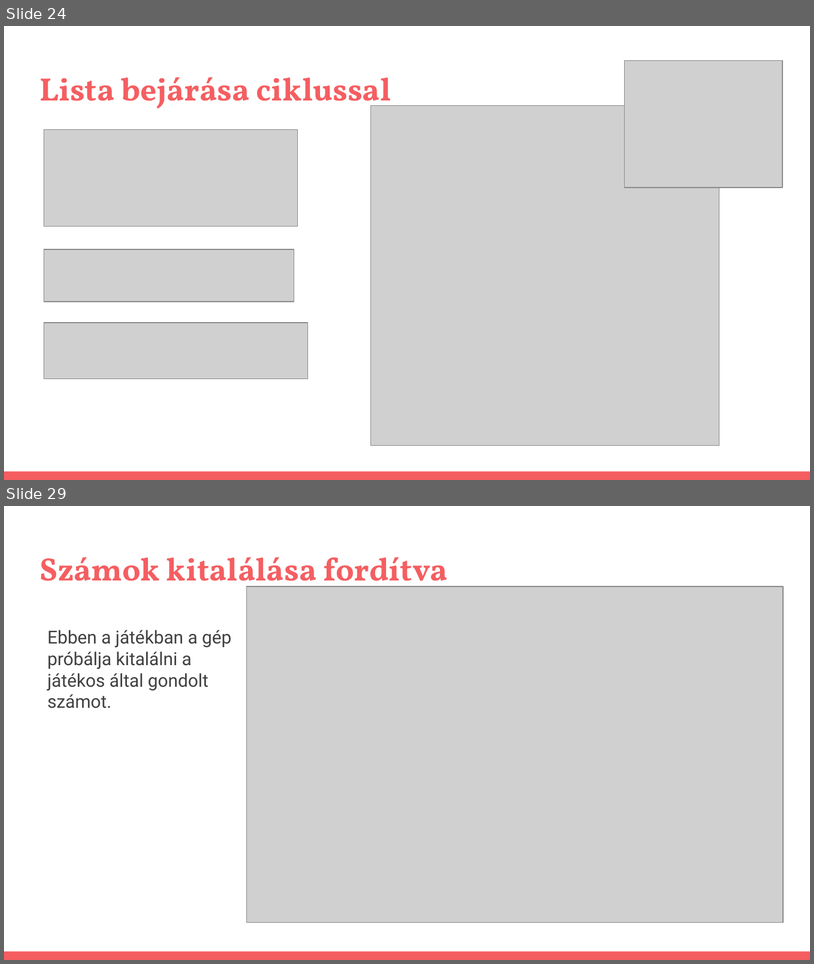
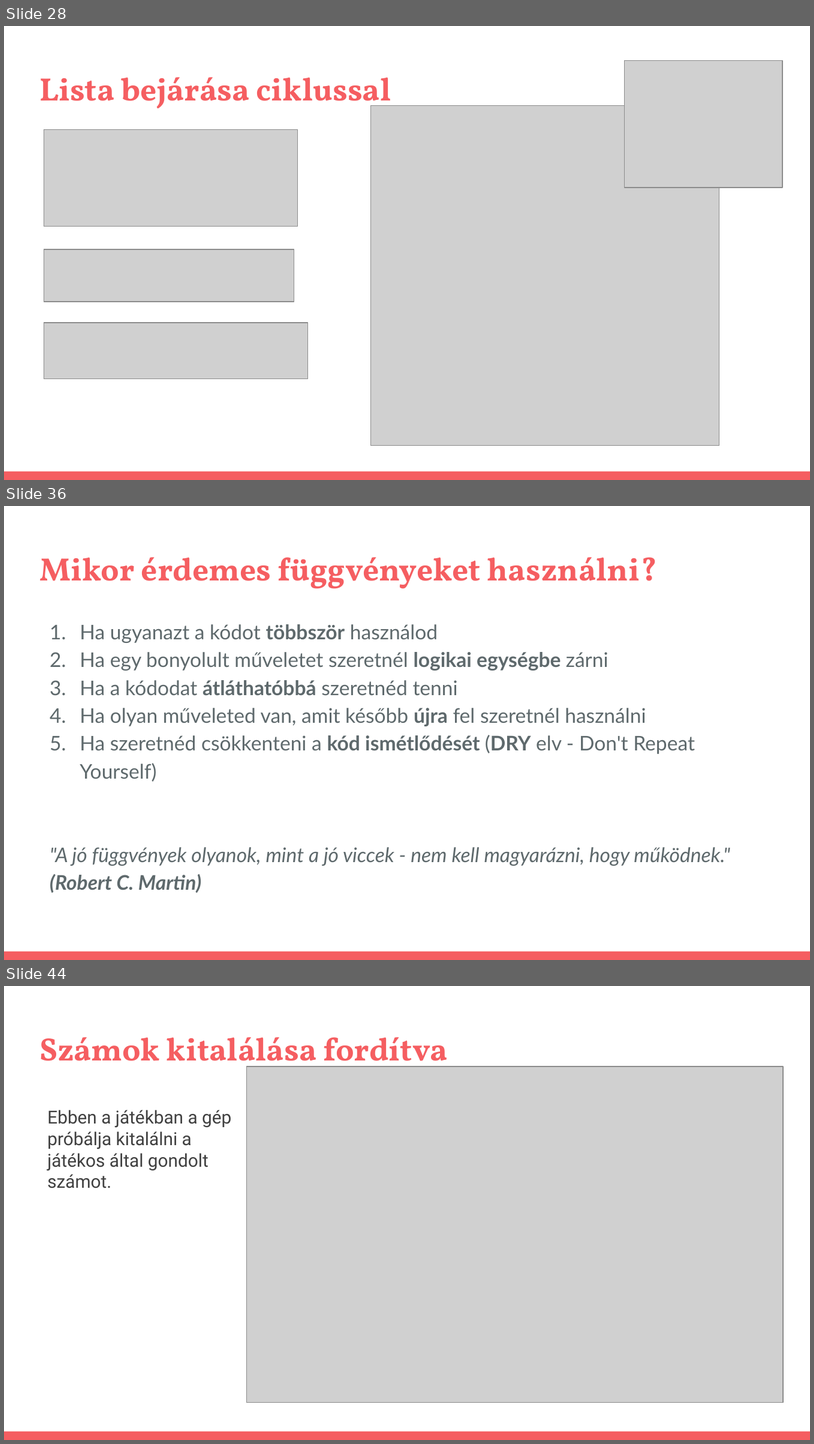
Before and after one commit to pisti72/infoka, a slide deck: prog/Bevezetés a Programozás Világába.pptx. Shown one above the other, each under a label of ours: slides 24 and 29 before the commit, slides 28, 36 and 44 after it; the slides between them are not shown. The pictures are 814x964 and 814x1444 pixels, drawn with LibreOffice and Linux fonts; fonts in the diff are those of the drawing; grey boxes stand for pictures. Boxes give left, top, right and bottom in pixels: in the first picture for what was removed or moved away, otherwise in the second. Text is boxed around its words. In the diff, an @@ line names an element or a change of style, - is before the commit and + after.

```diff
--- a/prog/Bevezetés a Programozás Világába.pptx
+++ b/prog/Bevezetés a Programozás Világába.pptx
@@ slide 36 added at (x1=4, y1=506, x2=810, y2=960), background #FFFFFF; not listed: 1 template element that a slide beside it also shows @@
@@ title added at (x1=39, y1=557, x2=657, y2=589), 28.8 pt, text #F55E61, bold @@
+Mikor érdemes függvényeket használni?
@@ text added at (x1=50, y1=624, x2=730, y2=892), 18 pt, text #5E696C @@
+1. Ha ugyanazt a kódot többször használod
+2. Ha egy bonyolult műveletet szeretnél logikai egységbe zárni
+3. Ha a kódodat átláthatóbbá szeretnéd tenni
+4. Ha olyan műveleted van, amit később újra fel szeretnél használni
+5. Ha szeretnéd csökkenteni a kód ismétlődését (DRY elv - Don't Repeat Yourself)
+"A jó függvények olyanok, mint a jó viccek - nem kell magyarázni, hogy működnek." (Robert C. Martin)
@@ what was slide 24 is now slide 28 @@
@@ what was slide 29 is now slide 44 @@
```
Also in this commit, not shown: 6 slides changed, 18 other slides added, 2 other files.
